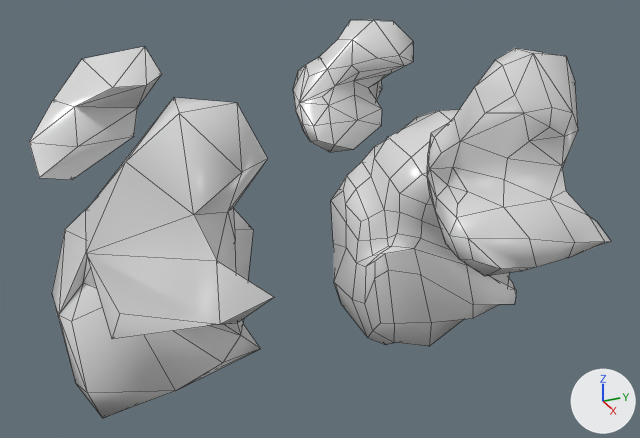
Before and after pictures for a commit that changed the FBX model Adrift/Assets/Master/Models/Outside/rock-l1.fbx.
Before and after are seen from a camera (50 mm lens) standing at (0.416, -0.265, 0.216) and looking at (0.009, -0.082, 0.012). Arrows for +X, +Y and +Z are at lower right; the lights stay in place. Mesh edges are drawn as thin lines. Where no turn or scale is listed for an object, it has been applied to the vertices.

The first picture shows 'polymsh', 'polymsh1', 'polymsh2', 'polymsh3', 'polymsh4', 'polymsh5'.
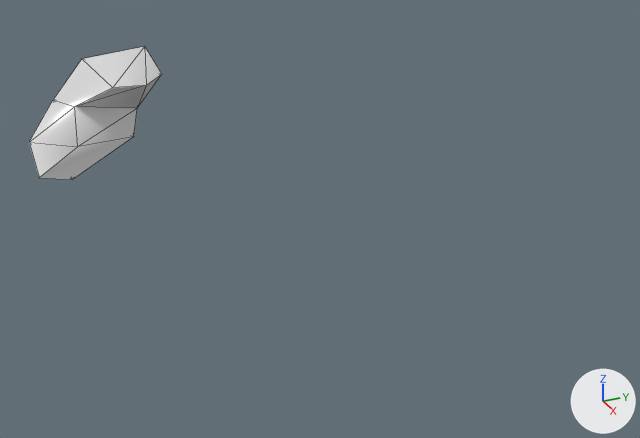
Commit message: updated rock models

Changed parts and their boxes (x1, y1, x2, y2) in the pictures (640 x 438 px):
'polymsh5', deleted
    before: (86, 98, 274, 339)
'polymsh1', deleted
    before: (427, 48, 610, 276)
'polymsh', deleted
    before: (331, 110, 516, 346)
'polymsh4', deleted
    before: (52, 206, 261, 418)
'polymsh2', deleted
    before: (293, 20, 413, 152)

What changed in the scene script:
```text
Remove ob_polymsh:
    ob_polymsh = bpy.data.objects.new('polymsh', me_ncl1_3)
    ob_polymsh.location = (0.0, 0.0, 0.0)
Remove ob_polymsh4:
    ob_polymsh4 = bpy.data.objects.new('polymsh4', me_ncl1_7)
    ob_polymsh4.location = (0.0, -0.1658, 0.0)
Remove ob_polymsh2:
    ob_polymsh2 = bpy.data.objects.new('polymsh2', me_ncl1_5)
    ob_polymsh2.location = (-0.0895, 0.0, 0.067)
Remove ob_polymsh1:
    ob_polymsh1 = bpy.data.objects.new('polymsh1', me_ncl1_4)
    ob_polymsh1.location = (0.087, 0.0, 0.067)
Remove ob_polymsh5:
    ob_polymsh5 = bpy.data.objects.new('polymsh5', me_ncl1_8)
    ob_polymsh5.location = (0.087, -0.1658, 0.067)
```
